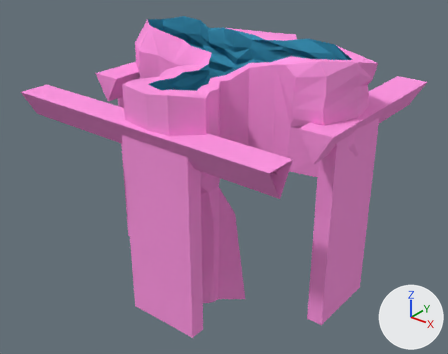
The Blender file assets/lvl/Port District.blend as it was, and as the next commit left it.
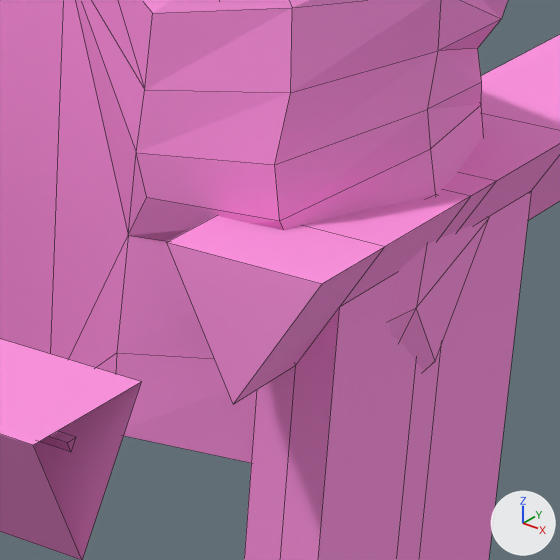
There are two pictures of each version: one whole from a 50 mm lens placed at (234.4, -299.4, 138.8), pointed at (-17.1, 14.9, -56.1), one close up on the part from 58% to 86% of the width and 21% to 56% of the height. The lights are fixed; the arrows at lower right show +X, +Y and +Z. The close-ups show mesh edges as thin lines.

The first close-up shows 'Cube.003_proxy.001', 'Cube.003_proxy.003', 'Cube.005'.
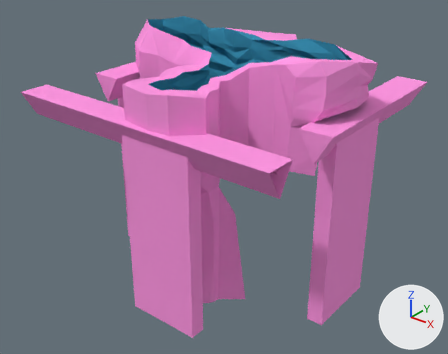
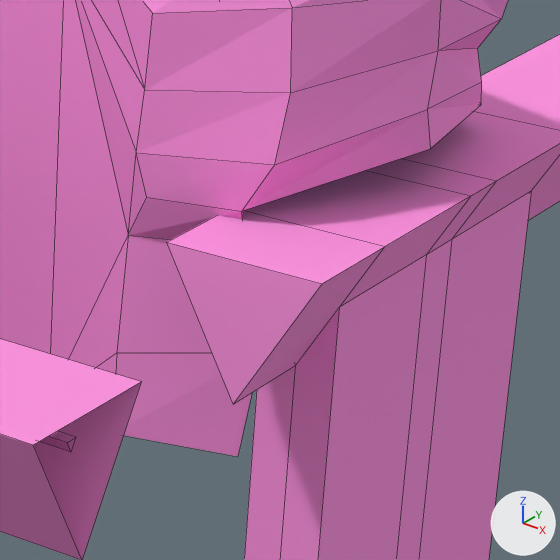
Where the newer file only moved an object's origin or applied its transform, the numbers keep the older frame.

Pixel boxes (x1, y1, x2, y2) of what changed, in the close-ups (560 x 560 px):
'Cube.005', reshaped: before (0, 0, 508, 463); after (0, 0, 508, 456)
part 1 of me_cube_005, cut back: before (116, 105, 483, 463); after (116, 110, 430, 456)

The change, as a list of edits to the scene's bpy script:
```text
Change me_cube_005:
    used by ob_cube_005; location = (54.2, 9.6, 16.4); rotation_euler = (0.0, 0.0, 1.571), in degrees (0, 0, 90)
    remove me_cube_005.from_pydata(...)  # 58 vertices, 67 faces; spans x -29.8..29.8, y -34.0..34.0, z -34.3..34.3
    add me_cube_005.from_pydata(...)  # 52 vertices, 55 faces; spans x -29.8..29.8, y -34.0..34.0, z -34.3..34.3
    me_cube_005 part 1
    9 vertices are removed from x -23.6..16.4, y -33.2..-23.5, z -34.3..-0.3
    16 faces are deleted
    1 vertex moves from x -27.3, y -24.3, z 0.9 to x -27.3, y -19.0, z 0.9
    3 vertices are added at (-23.6, -17.8, -5.1), (-23.0, -20.7, -18.9), (-22.4, -18.1, -34.3)
    4 new faces join them
```
